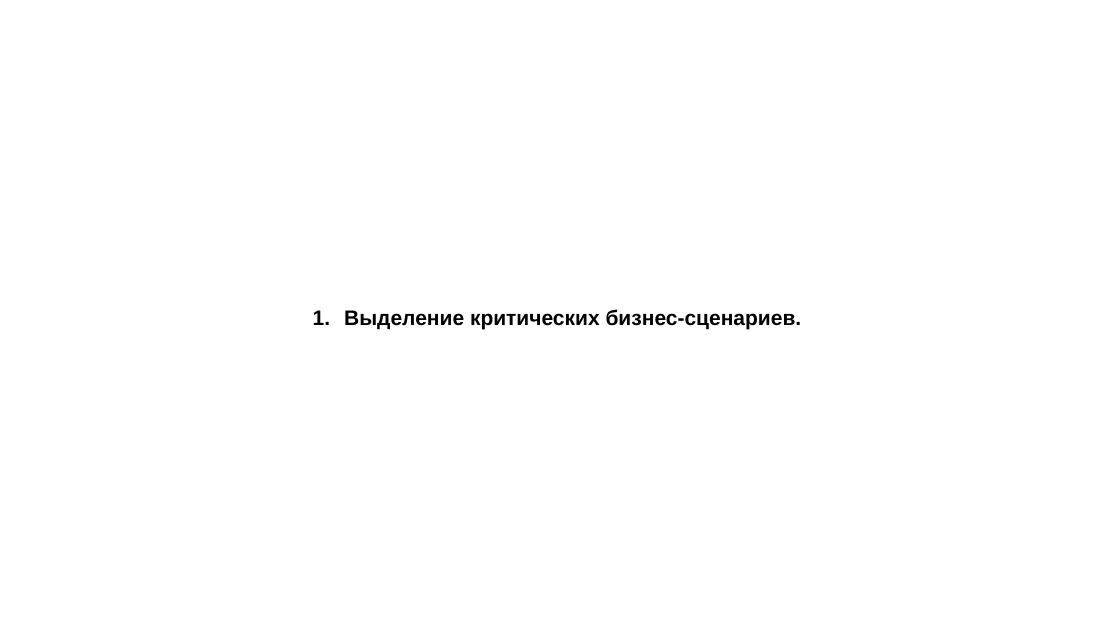
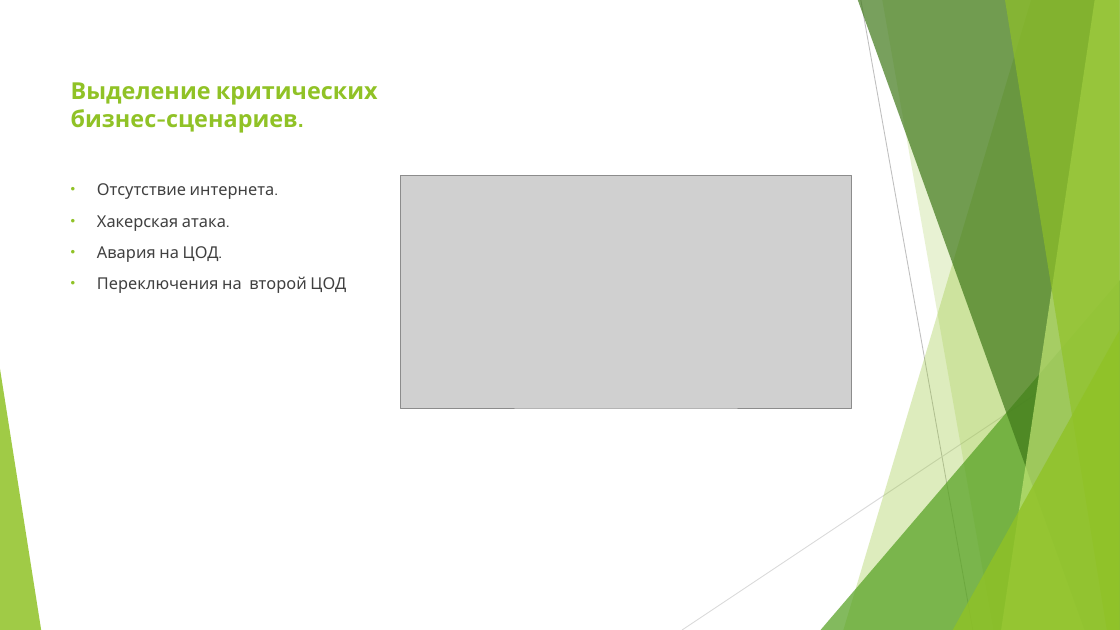
Before and after one commit to eafonasyev/diplom, a slide deck: slide 7 of diplom/diplom_prezentation.pptx. Drawn at 1120x630 pixels with LibreOffice and Linux fonts; fonts in the diff are those of the drawing; grey boxes stand for pictures. Boxes give left, top, right and bottom in pixels: in the first picture for what was removed or moved away, otherwise in the second. Text is boxed around its words. In the diff, an @@ line names an element or a change of style, - is before the commit and + after.

```diff
--- a/diplom/diplom_prezentation.pptx
+++ b/diplom/diplom_prezentation.pptx
@@ title "Выделение критических бизнес-сценариев.": place and size @@
-title "Выделение критических бизнес-сценариев." at box(344, 309, 802, 329)
+title "Выделение критических бизнес-сценариев." at box(71, 82, 378, 133)
@@ title "Выделение критических бизнес-сценариев." at box(71, 82, 378, 133): size 18 to 20 pt, font Arial to Cabin, text colour #000000 to #90C226; bullet 1. to none; line spacing 1.15 to 1; vertical alignment top to bottom @@
@@ picture added at box(401, 176, 852, 408) @@
@@ text added at box(97, 183, 346, 293), 14 pt, text #404040 @@
+• Отсутствие интернета.
+• Хакерская атака.
+• Авария на ЦОД.
+• Переключения на второй ЦОД
@@ group added at box(0, 0, 1120, 630): 5 freeform shapes, 3 triangles, 2 lines @@
```
Also in this commit, not shown: 2 other slides changed, 12 slides added, 14 slides removed, 1 other file.
